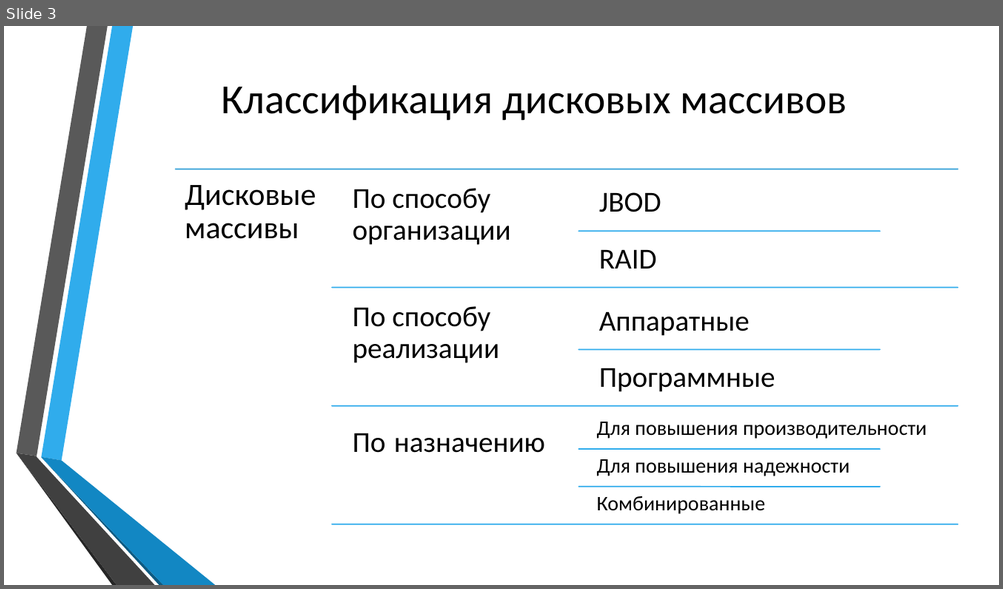
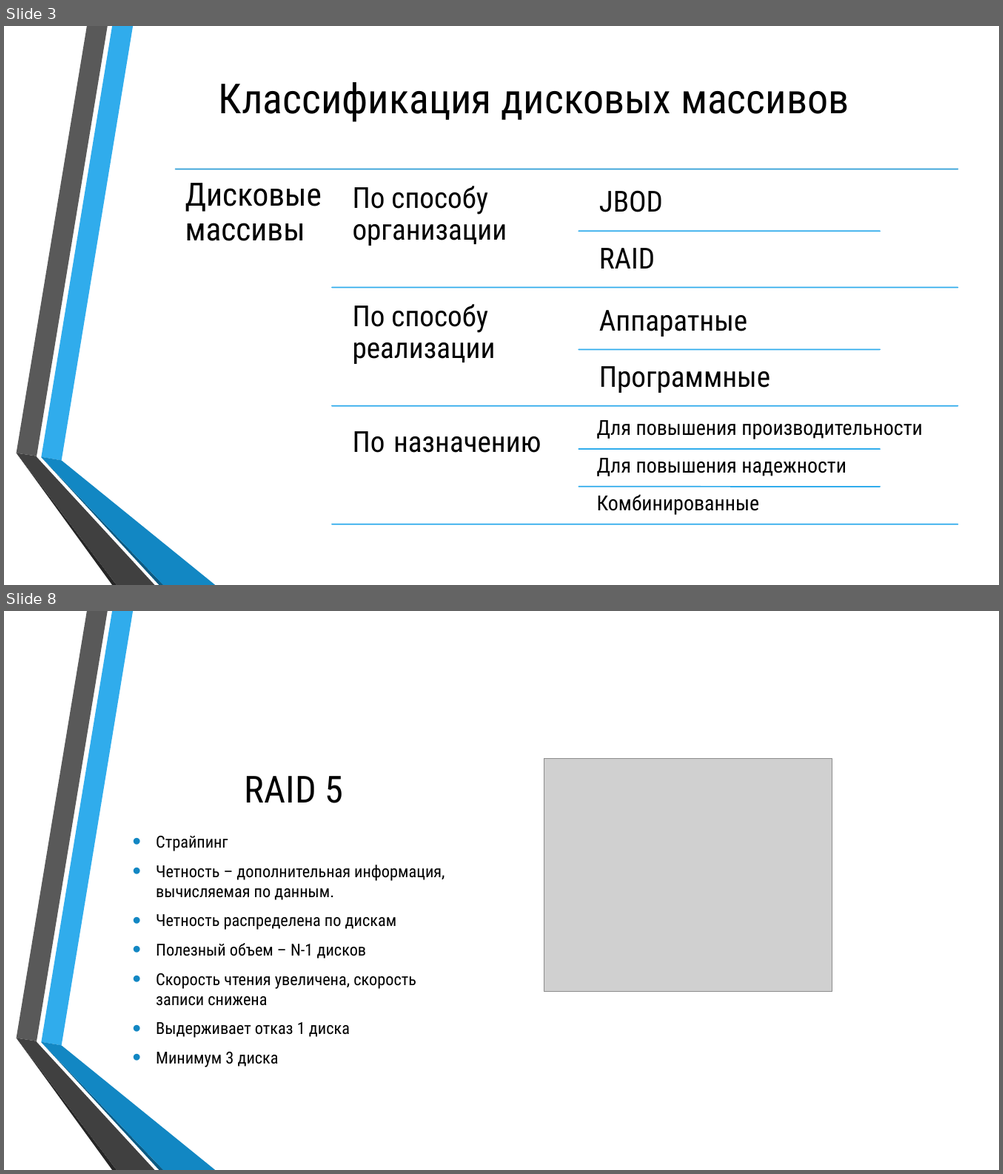
Before and after one commit to Silvarious9862/iiuvm, a slide deck: kr/250541_Бобрик_ВЮ_КР_ИиУВМ.pptx. Shown one above the other, each under a label of ours: slide 3 before the commit, slides 3 and 8 after it; the slides between them are not shown. The pictures are 1003x589 and 1003x1174 pixels, drawn with LibreOffice and Linux fonts; fonts in the diff are those of the drawing; grey boxes stand for pictures; background and template pictures are left out. Boxes give left, top, right and bottom in pixels: in the first picture for what was removed or moved away, otherwise in the second. Text is boxed around its words. In the diff, an @@ line names an element or a change of style, - is before the commit and + after.

```diff
--- a/kr/250541_Бобрик_ВЮ_КР_ИиУВМ.pptx
+++ b/kr/250541_Бобрик_ВЮ_КР_ИиУВМ.pptx
@@ slide 8 added at (4, 611, 999, 1170), background picture (left out); not listed: 6 template elements that a slide beside it also shows @@
@@ picture added at (544, 759, 831, 991) @@
@@ title added at (244, 776, 344, 803), 36 pt, text #000000 @@
+RAID 5
@@ text added at (156, 836, 444, 1068), 16 pt, text #000000 @@
+• Страйпинг
+• Четность – дополнительная информация, вычисляемая по данным.
+• Четность распределена по дискам
+• Полезный объем – N-1 дисков
+• Скорость чтения увеличена, скорость записи снижена
+• Выдерживает отказ 1 диска
+• Минимум 3 диска
@@ slide 3 changed as well @@
@@ text "Дисковые массивы" at (185, 183, 321, 241): size 30 to 31 pt, font Calibri to Roboto Condensed @@
@@ font Calibri to Roboto Condensed in 11 elements at (219, 82, 848, 122), (353, 186, 507, 246), (599, 190, 663, 212), (599, 248, 654, 269), (353, 304, 495, 364), (599, 310, 747, 337), (599, 366, 770, 393), (353, 432, 540, 453), (597, 420, 922, 440), (597, 458, 846, 477), (597, 494, 760, 515) @@
```
Also in this commit, not shown: 2 other slides changed, 20 other slides added, 1 slide removed, 17 other files.
